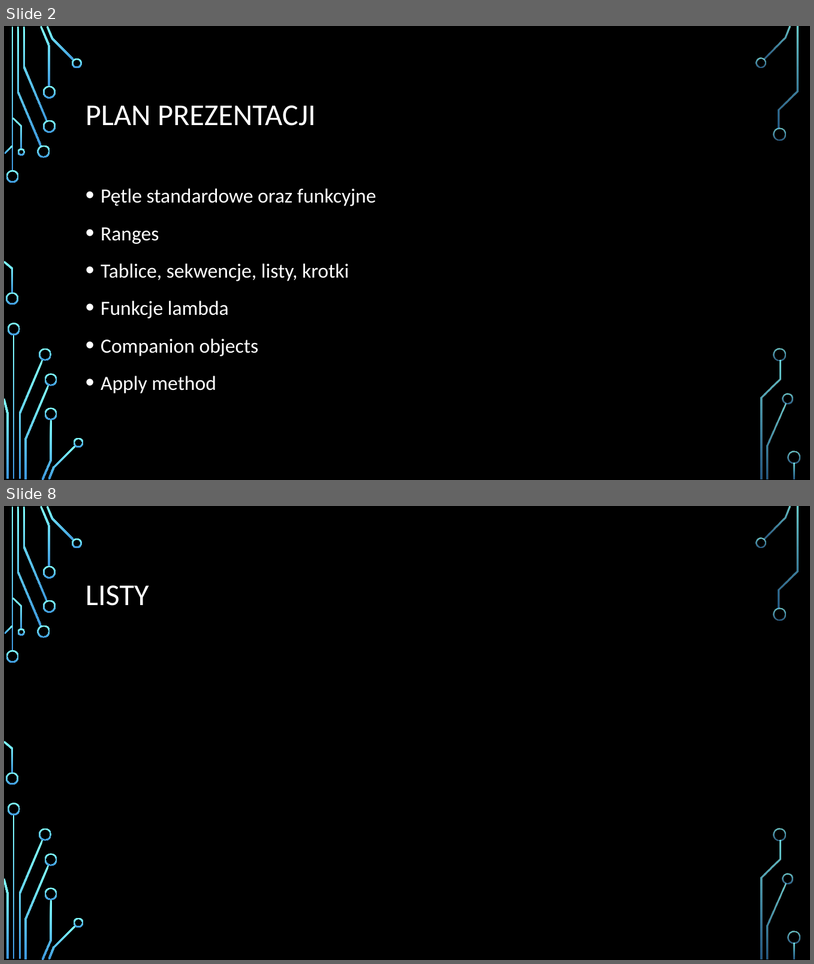
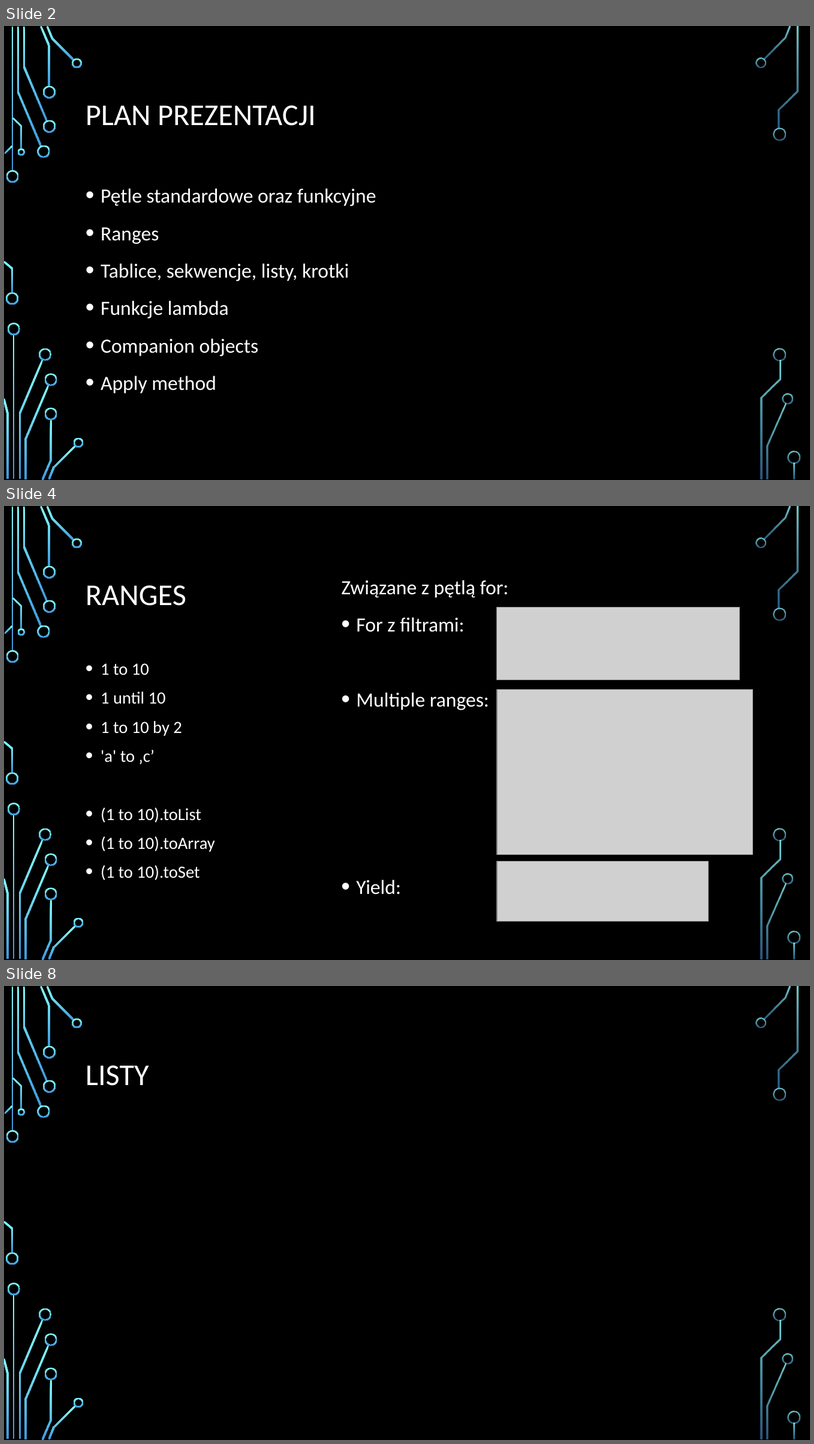
Before and after one commit to Kar0lLasek/Scala_warsztat3, a slide deck: SCALA.pptx. Shown one above the other, each under a label of ours: slides 2 and 8 before the commit, slides 2, 4 and 8 after it; the slides between them are not shown. The pictures are 814x964 and 814x1444 pixels, drawn with LibreOffice and Linux fonts; fonts in the diff are those of the drawing; grey boxes stand for pictures; background and template pictures are left out. Boxes give left, top, right and bottom in pixels: in the first picture for what was removed or moved away, otherwise in the second. Text is boxed around its words. In the diff, an @@ line names an element or a change of style, - is before the commit and + after.

```diff
--- a/SCALA.pptx
+++ b/SCALA.pptx
@@ slide 4 added at (4,506,810,960), background picture (left out); not listed: 36 template elements that a slide beside it also shows @@
@@ title added at (86,585,186,606), 36 pt, text #FFFFFF @@
+RANGES
@@ text added at (341,580,509,894), 24 pt, text #FFFFFF @@
+Związane z pętlą for:
+• For z filtrami:
+• Multiple ranges:
+• Yield:
@@ picture added at (497,607,740,680) @@
@@ text added at (101,663,215,880), 20.4 pt, text #FFFFFF @@
+• 1 to 10
+• 1 until 10
+• 1 to 10 by 2
+• 'a' to ‚c’
+• (1 to 10).toList
+• (1 to 10).toArray
+• (1 to 10).toSet
@@ picture added at (497,690,753,855) @@
@@ picture added at (497,861,708,921) @@
```
Also in this commit, not shown: 2 slides changed, 2 other slides added, 3 slides removed.
